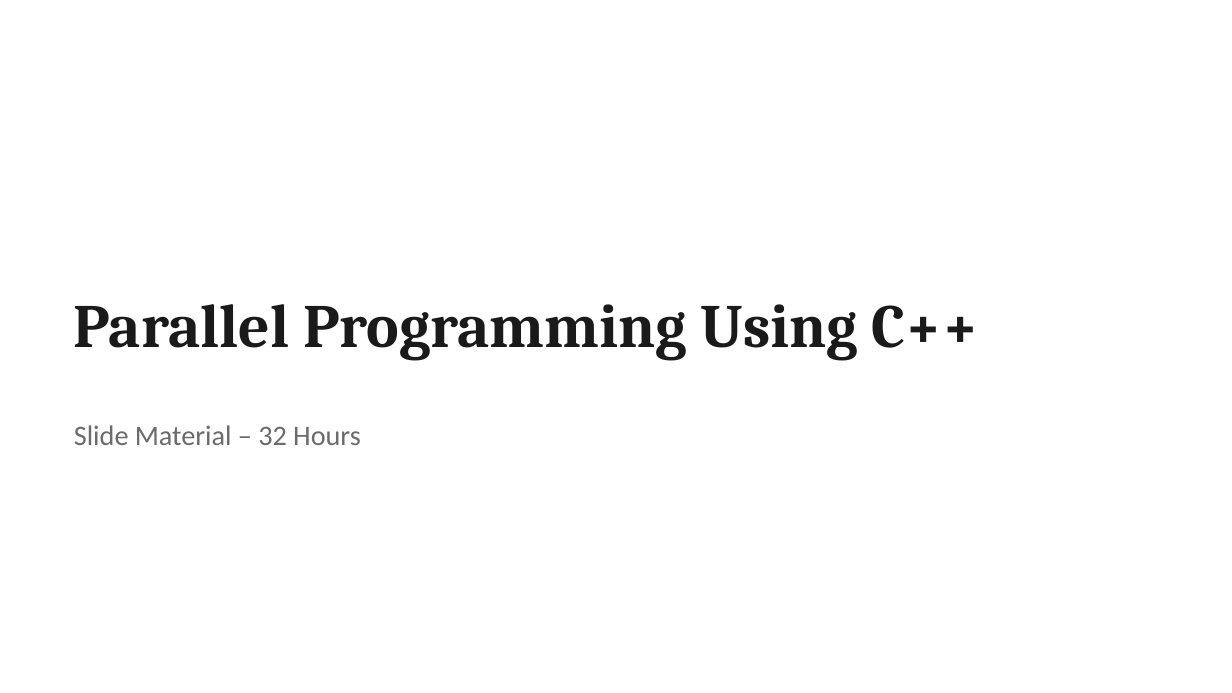
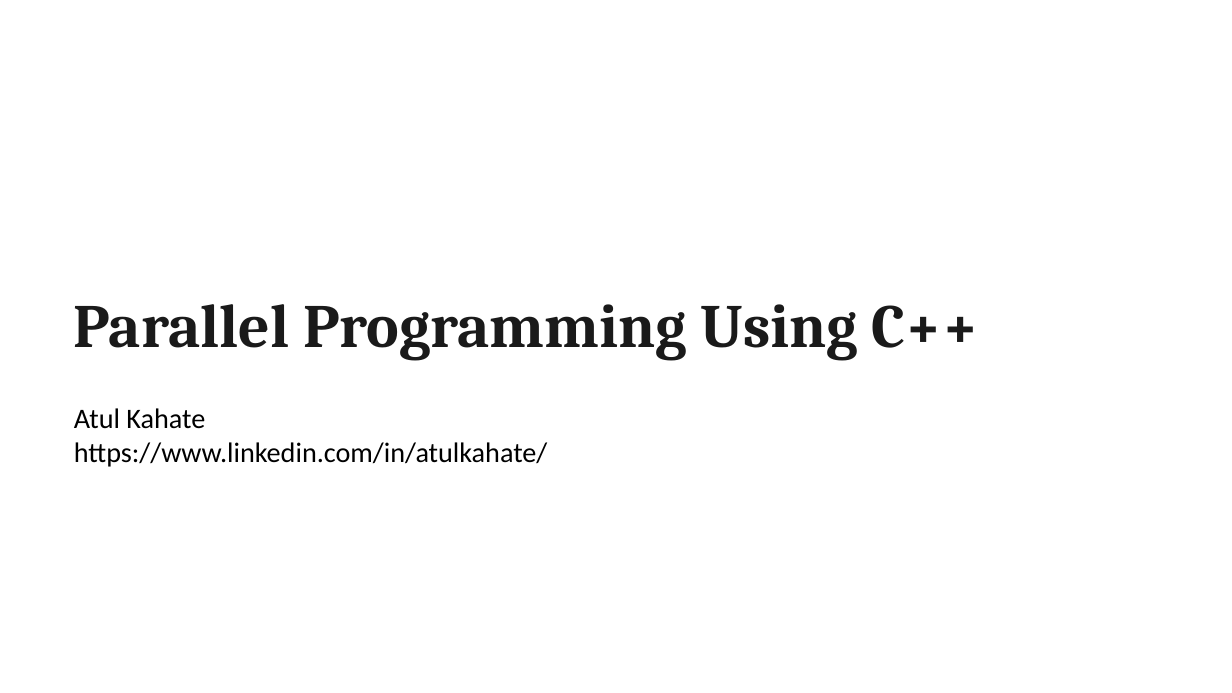
Before and after one commit to atulkahatecdac/parallel-cpp, a slide deck: slide 1 of Parallel_Programming_Cpp.pptx. Drawn at 1232x693 pixels with LibreOffice and Linux fonts; fonts in the diff are those of the drawing. Boxes give left, top, right and bottom in pixels: in the first picture for what was removed or moved away, otherwise in the second. Text is boxed around its words. In the diff, an @@ line names an element or a change of style, - is before the commit and + after.

```diff
--- a/Parallel_Programming_Cpp.pptx
+++ b/Parallel_Programming_Cpp.pptx
@@ text at (74, 408, 547, 467): text changed; text colour #6B6B6B to #000000 @@
-Slide Material – 32 Hours
+Atul Kahate
+https://www.linkedin.com/in/atulkahate/
```
Also in this commit, not shown: 10 other slides changed, 8 slides added.
